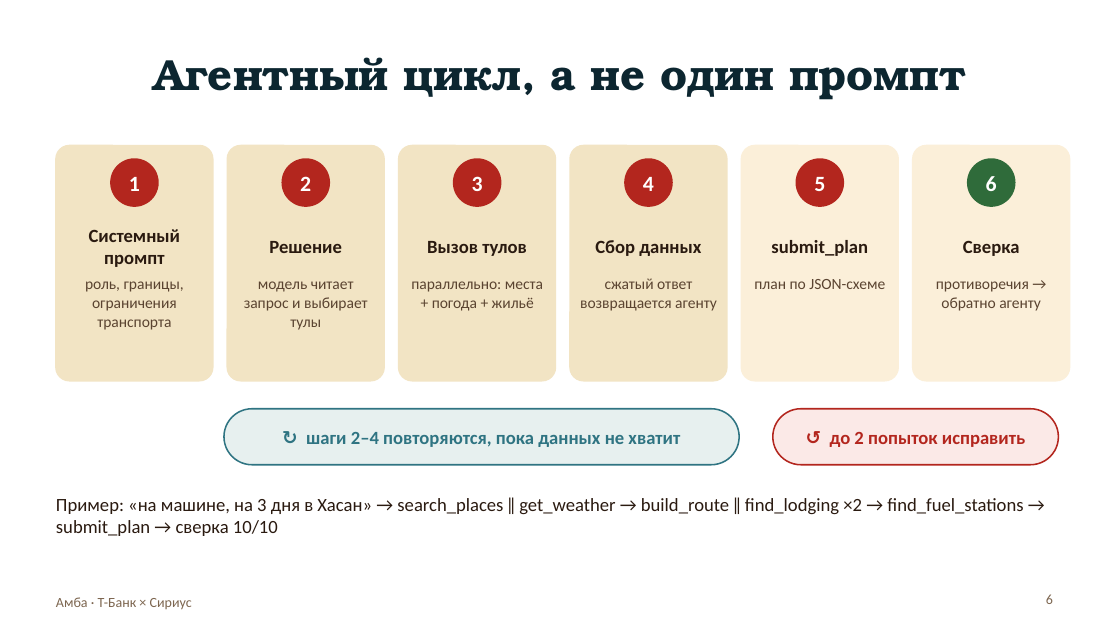
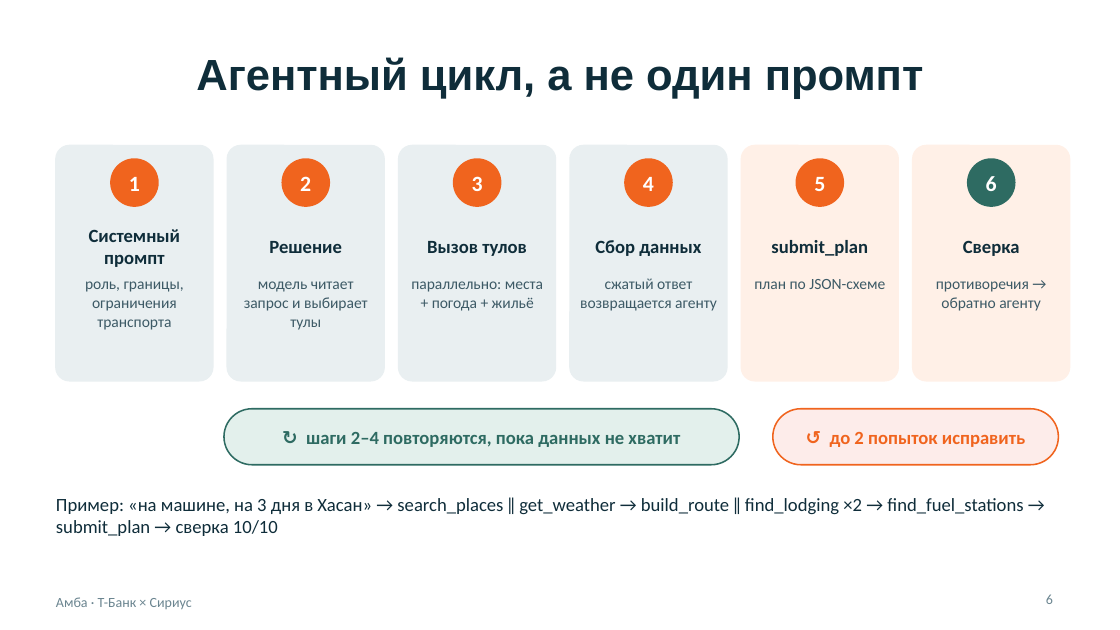
Before and after one commit to BessolitsinGleb/AI-ta, a slide deck: slide 6 of presentation/Amba_Travel_AI.pptx. Drawn at 1120x630 pixels with LibreOffice and Linux fonts; fonts in the diff are those of the drawing. Boxes give left, top, right and bottom in pixels: in the first picture for what was removed or moved away, otherwise in the second. Text is boxed around its words. In the diff, an @@ line names an element or a change of style, - is before the commit and + after.

```diff
--- a/presentation/Amba_Travel_AI.pptx
+++ b/presentation/Amba_Travel_AI.pptx
@@ title "Агентный цикл, а не один ..." at <box>196,57,924,99</box>: font TeX Gyre Bonum to Arial, text colour #0C2630 to #0F2D3A @@
@@ fill #F2E4C4 to #E9EFF1; outline #F2E4C4 1 pt to #E9EFF1 1 pt in 4 elements at <box>56,146,213,381</box>, <box>227,146,384,381</box>, <box>399,146,556,381</box>, <box>570,146,727,381</box> @@
@@ rounded rectangle at <box>741,146,898,381</box>: fill #FBEFD9 to #FFF0E7; outline #FBEFD9 1 pt to #FFF0E7 1 pt @@
@@ rounded rectangle at <box>913,146,1070,381</box>: fill #FBEFD9 to #FFF0E7; outline #FBEFD9 1 pt to #FFF0E7 1 pt @@
@@ fill #B3261E to #F0641E; outline #B3261E 1 pt to #F0641E 1 pt in 5 elements at <box>111,159,158,206</box>, <box>282,159,329,206</box>, <box>454,159,501,206</box>, <box>625,159,672,206</box>, <box>796,159,843,206</box> @@
@@ ellipse at <box>968,159,1015,206</box>: fill #2F6B3A to #2E6B62; outline #2F6B3A 1 pt to #2E6B62 1 pt @@
@@ text colour #5B4431 to #3D5A66 in 6 elements at <box>85,281,184,330</box>, <box>244,281,368,330</box>, <box>411,281,543,311</box>, <box>580,278,717,311</box>, <box>754,279,885,289</box>, <box>936,281,1041,311</box> @@
@@ text "↻ шаги 2–4 повторяются, пока ..." at <box>306,432,680,447</box>: text colour #2F7482 to #2E6B62 @@
@@ rounded rectangle at <box>224,409,739,465</box>: fill #E7F0EF to #E3F0EC; outline #2F7482 1 pt to #2E6B62 1 pt @@
@@ text "↺ до 2 попыток исправить" at <box>830,432,1025,447</box>: text colour #B3261E to #F0641E @@
@@ rounded rectangle at <box>773,409,1058,465</box>: fill #FBE9E7 to #FDECEA; outline #B3261E 1 pt to #F0641E 1 pt @@
@@ text colour #2A1A10 to #0F2D3A in 7 elements at <box>89,229,181,267</box>, <box>269,241,342,253</box>, <box>427,241,526,256</box>, <box>595,240,701,256</box>, <box>771,240,868,256</box>, <box>963,240,1020,256</box>, <box>56,498,1023,536</box> @@
@@ text "Амба · Т-Банк × Сириус" at <box>56,597,192,609</box>: text colour #7D6650 to #6B8590 @@
@@ page number at <box>1046,594,1053,604</box>: text colour #7D6650 to #6B8590 @@
```
Also in this commit, not shown: 12 other slides changed, 2 slides added, 2 slides removed, 28 other files.
